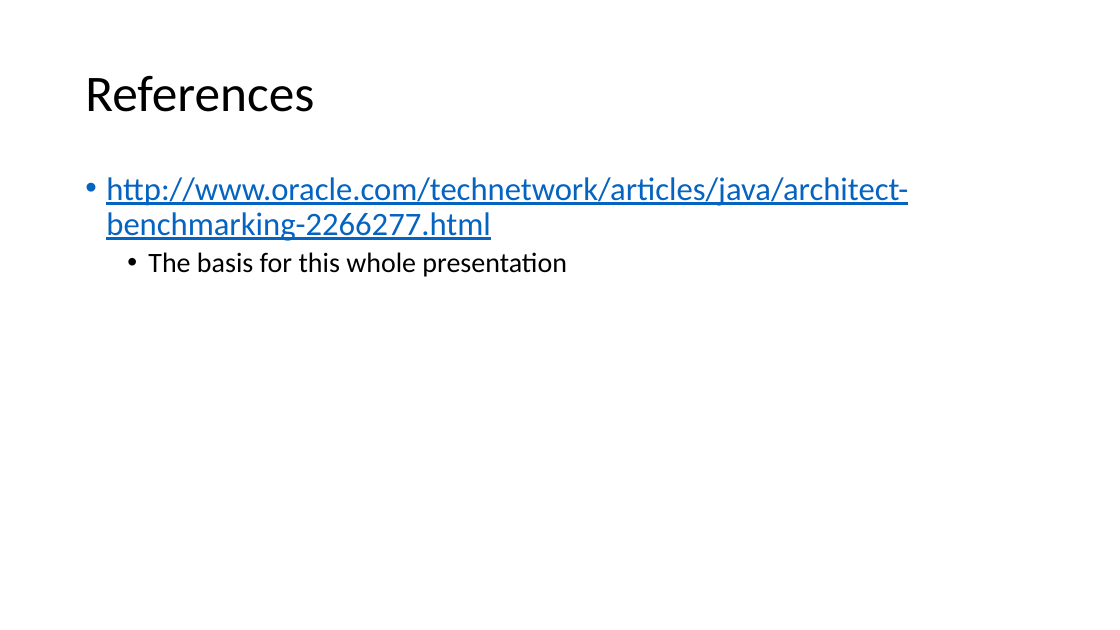
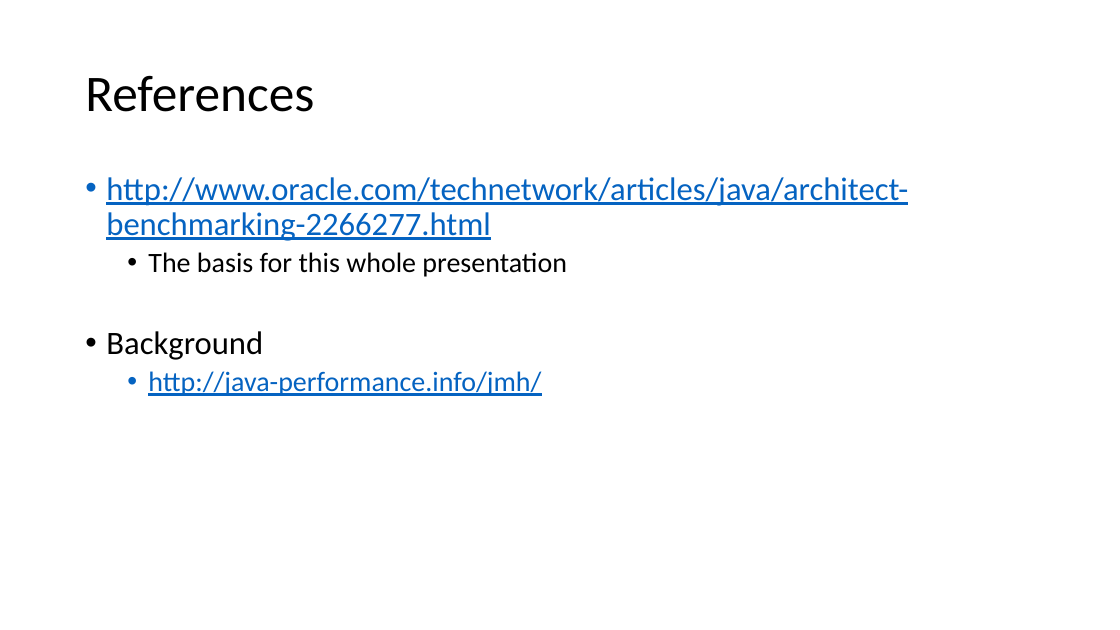
Before and after one commit to tresat/JMH-Presentation, a slide deck: slide 11 of doc/slides.pptx (slide 6 before the commit). Drawn at 1120x630 pixels with LibreOffice and Linux fonts; fonts in the diff are those of the drawing. Boxes give left, top, right and bottom in pixels: in the first picture for what was removed or moved away, otherwise in the second. Text is boxed around its words. In the diff, an @@ line names an element or a change of style, - is before the commit and + after.

```diff
--- a/doc/slides.pptx
+++ b/doc/slides.pptx
@@ text at bbox=[106, 331, 541, 396]: paragraphs added @@
+• Background
+  • http://java-performance.info/jmh/
```
Also in this commit, not shown: 3 other slides changed, 5 slides added, 9 other files.
